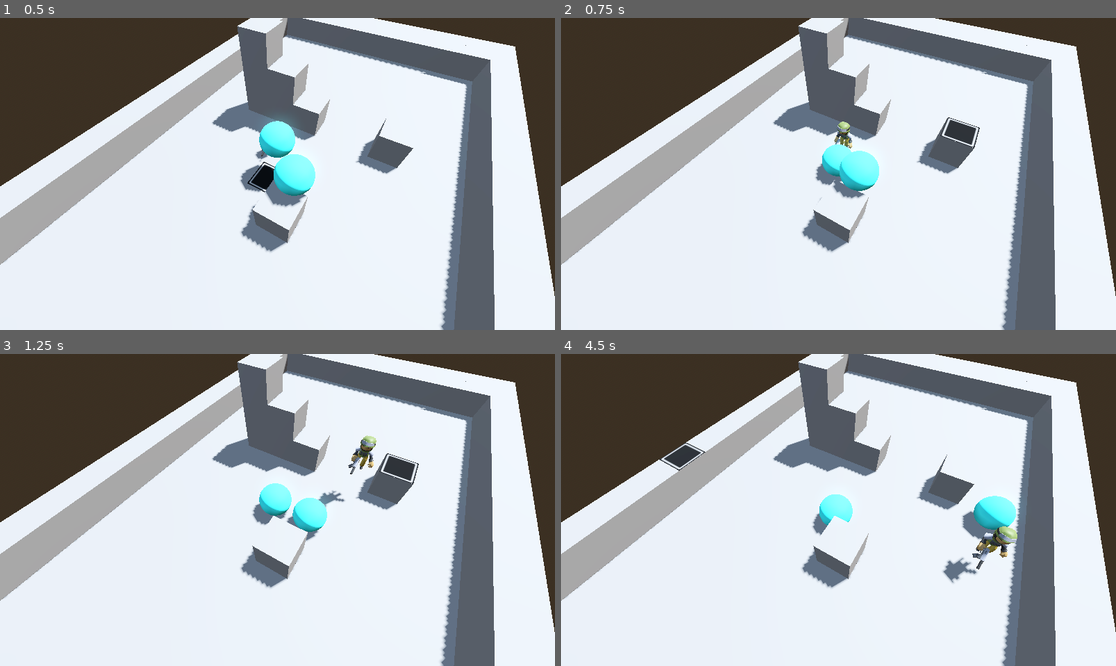
Above: before the commit, frames 1-4 (two rows, left to right).
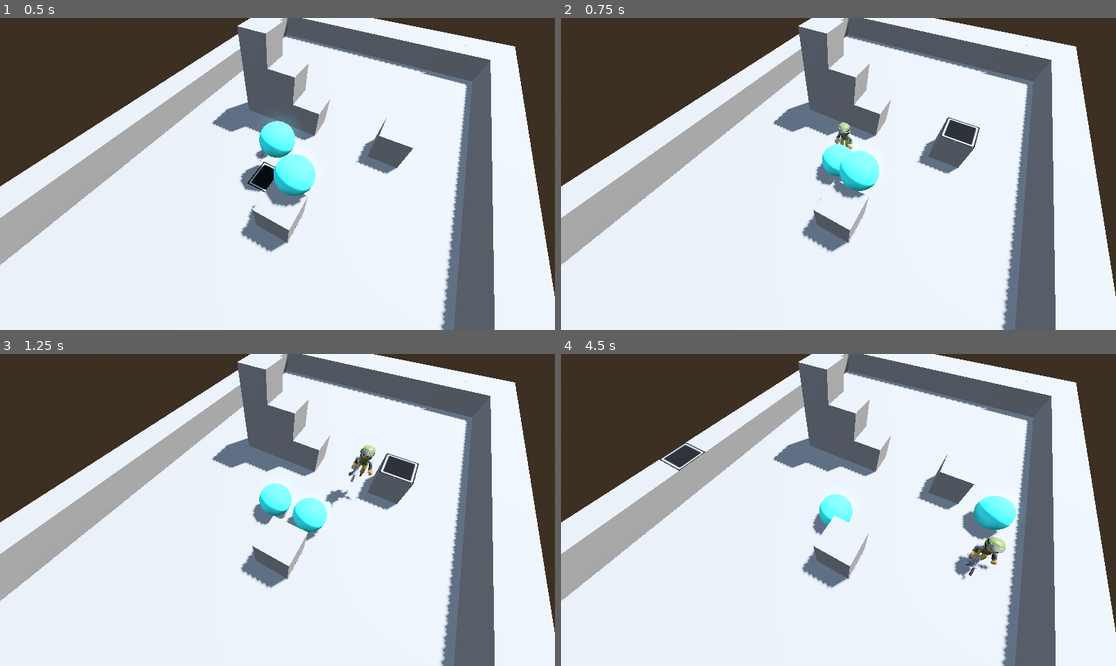
Above: after the commit, the same moments.

Repository: MitchMakesThings/Square-Shooter
Game: Godot game, scene res://maps/test.tscn
Two runs of this game, one before a commit and one after it. Both use one fixed random seed, a clock stepped at 60 frames per second and the inputs below.
Inputs (mouse positions are in pixels of both pictures, inside the frame that each line leads up to):
- Up to frame 1 (0.5 s): no input
- Up to frame 2 (0.75 s): move the mouse to (960, 158) at 0.52 s; click (960, 158) at 0.67 s
- Up to frame 3 (1.25 s): no input
- Up to frame 4 (4.5 s): move the mouse to (727, 525) at 1.27 s; click (727, 525) at 1.42 s; move the mouse to (894, 441) at 2.02 s; click (894, 441) at 2.17 s; move the mouse to (810, 572) at 2.77 s; click (810, 572) at 2.92 s; move the mouse to (1005, 556) at 3.52 s; click (1005, 556) at 3.67 s; move the mouse to (672, 463) at 4.27 s; click (672, 463) at 4.42 s

Frame 1 is identical in both runs. In frame 2, 0.1% of the frame differs, in the area x 49-53%, y 33-43%; in frame 3, 0.5%; in frame 4, 0.9%, in the area x 68-83%, y 55-74%.

Commit message:
Bugfix for character being half a square in the air.

Diff:
--- a/maps/controller.gd
+++ b/maps/controller.gd
@@ -26,7 +26,9 @@
 	var mapPosition = get_mouse_map_position()
 
 	# The cell position is in the upper left corner. By adding our cell_size / 2 we're getting our coordinate to the center of the square
-	character_controller.target_position = to_global(mapPosition)  + (cell_size / 2)
+	# We're excluding the y, as we want our guy to stand on the floor!
+	var offset: Vector3 = Vector3(cell_size.x, 0, cell_size.z) / 2
+	character_controller.target_position = to_global(mapPosition)  + offset
 
 
 func get_mouse_map_position():
